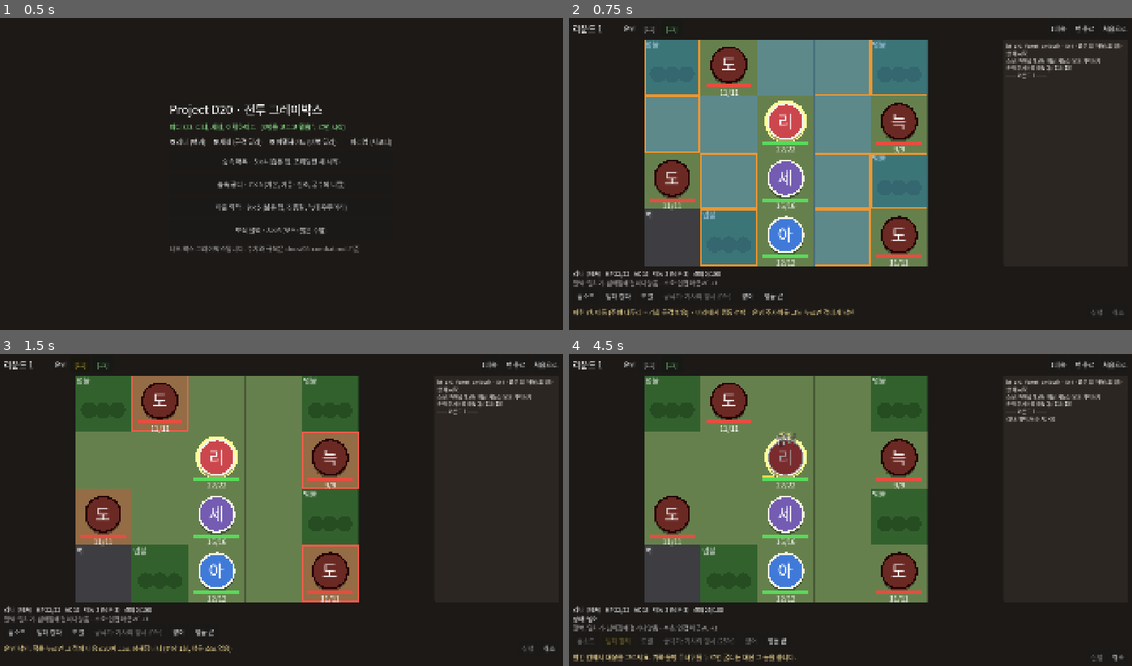
Above: before the commit, frames 1-4 (two rows, left to right).
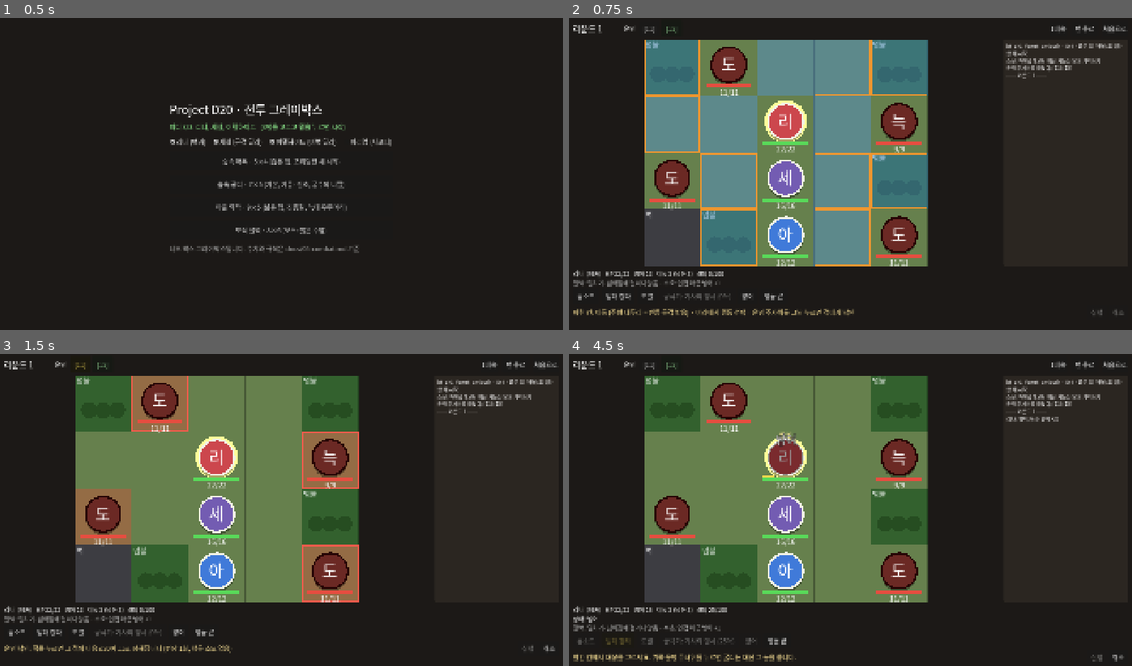
Above: after the commit, the same moments.

Repository: qruse/game
Game: Godot game, scene res://main.tscn
The game is run twice, just before and just after one commit, with the same random seed, the same clock (stepped at 60 frames per second) and the same inputs.
Inputs:
- Up to frame 1 (0.5 s): no input
- Up to frame 2 (0.75 s): click "숲속 매복 · 5×4 (좁은 맵, 포위당한 채 시작)" at 0.5 s
- Up to frame 3 (1.5 s): click "[11]" at 1.25 s
- Up to frame 4 (4.5 s): click "[15]" at 2 s; click "롱소드" at 2.75 s; click "방패 강타" at 3.5 s; click "방어" at 4.25 s

Frame 1 is identical in both runs. In frame 2, 0.2% of the frame differs, in the area x 11-28%, y 81-96%; in frame 3, 0.2%; in frame 4, 0.3%, in the area x 11-87%, y 20-89%.

Commit message:
Docs: originality principles (07) - borrow genre, not BG3/D&D names or signature presentation
UI terms renamed: AC -> 방어, DC -> 난이도, 기회 공격 -> 빈틈 공격, 자연 1 -> 대실패.
Companion reactions shown as SD emote icons instead of approval text popups.

Co-Authored-By: Claude Opus 5.5 <noreply@anthropic.com>

Diff:
--- a/godot/scripts/battle.gd
+++ b/godot/scripts/battle.gd
@@ -453,7 +453,7 @@
 		if has_st(e, "stun") or has_st(e, "sleep"):
 			continue
 		if dist(e.pos, from) == 1 and dist(e.pos, to) > 1:
-			_log("%s의 기회 공격" % e.name)
+			_log("%s의 빈틈 공격" % e.name)
 			mover.undo_ok = false
 			_basic_hit(e, mover)
 			if not mover.alive():
@@ -643,9 +643,9 @@
 	var hit := crit or (v != 1 and v + bonus >= ac)
 	att.st.erase("stealth")
 	var res := "대성공!" if crit else ("명중" if hit else "빗나감")
-	_log("%s → %s: d20[%s] %s = %d vs AC %d · %s" % [att.name, tgt.name, r["txt"], _sg(bonus), v + bonus, ac, res])
+	_log("%s → %s: d20[%s] %s = %d vs 방어 %d · %s" % [att.name, tgt.name, r["txt"], _sg(bonus), v + bonus, ac, res])
 	if att.side == "ally" and v == 1 and not r["fate"]:
-		fate_gain("자연 1")
+		fate_gain("대실패")
 	if crit:
 		att.resolve = mini(100, att.resolve + 25)
 		_float(tgt.pos, "대성공!", GOLD)
@@ -663,9 +663,9 @@
 		mod += d(4)
 	var v: int = r["v"]
 	var ok := v + mod >= dc
-	_log("  %s %s 저항: d20[%s] %s = %d vs DC %d · %s" % [u.name, Defs.ABIL[ability], r["txt"], _sg(mod), v + mod, dc, "성공" if ok else "실패"])
+	_log("  %s %s 저항: d20[%s] %s = %d vs 난이도 %d · %s" % [u.name, Defs.ABIL[ability], r["txt"], _sg(mod), v + mod, dc, "성공" if ok else "실패"])
 	if u.side == "ally" and v == 1 and not r["fate"]:
-		fate_gain("자연 1")
+		fate_gain("대실패")
 	return ok
 
 
@@ -1176,7 +1176,7 @@
 		return
 	u.st["guard"] = 1
 	_float(u.pos, "방어", GRAY)
-	_log("%s: 방어 자세 (AC +2)" % u.name)
+	_log("%s: 방어 자세 (방어 +2)" % u.name)
 	_after_action(u, "")
 
 
@@ -1340,7 +1340,7 @@
 			for e in side_units(opp(u.side)):
 				if dist(e.pos, u.pos) <= 2:
 					n += 1
-			parts.append("반경 2칸 적 %d명 · 도발 1턴 (DC %d 매력)" % [n, dc])
+			parts.append("반경 2칸 적 %d명 · 도발 1턴 (매력 난이도 %d)" % [n, dc])
 		"cecile_smoke":
 			parts.append("3×3 연기 2라운드 · 안의 아군 은신")
 		"cecile_ult":
@@ -1351,11 +1351,11 @@
 				var e := unit_at(c)
 				if e != null and e.side != u.side and e.alive():
 					n2 += 1
-			parts.append("범위 안 적 %d명 · 4~24 (민첩 저항 시 절반, DC %d)" % [n2, dc])
+			parts.append("범위 안 적 %d명 · 4~24 (민첩 저항 시 절반, 난이도 %d)" % [n2, dc])
 		"miriam_heal":
 			parts.append("회복 5~19" + (" · 일으킴" if t != null and t.downed else ""))
 		"miriam_bless":
-			parts.append("축복 + AC +2, 2턴")
+			parts.append("축복 + 방어 +2, 2턴")
 		"miriam_ult":
 			parts.append("아군 전원 3~24 회복 + 상태이상 해제")
 		"lina_ult":
--- a/godot/scripts/defs.gd
+++ b/godot/scripts/defs.gd
@@ -10,8 +10,8 @@
 
 const TRAITS := {
 	"iron_wall": "철벽: 밀치기·넘어짐에 걸리지 않음",
-	"guardian": "수호: 인접 아군 AC +1",
-	"slip": "빠져나가기: 기회 공격을 받지 않음",
+	"guardian": "수호: 인접 아군 방어 +1",
+	"slip": "빠져나가기: 빈틈 공격을 받지 않음",
 	"bush_stealth": "덤불에 들어가면 은신",
 	"guide": "인도: 이동 대신 인접 아군과 자리 바꾸기",
 }
@@ -87,6 +87,6 @@
 	"adel_ult": {"name": "금서 해방", "target": "tile", "range": 4, "dmg": "4d6", "desc": "3×3 적에게 4d6 (저항: 민첩, 성공 시 절반)"},
 	"miriam_basic": {"name": "지팡이", "cd": 0, "target": "enemy", "range": 1, "dmg": "1d6+1", "attack": true, "obj": true, "desc": "근접 1d6+1"},
 	"miriam_heal": {"name": "치유의 손", "cd": 2, "target": "ally_down", "range": 2, "dmg": "2d8+3", "desc": "2칸 안 아군 2d8+3 회복, 쓰러진 아군도 일으킴"},
-	"miriam_bless": {"name": "순례자의 축복", "cd": 2, "target": "ally", "range": 2, "desc": "아군 1명 축복(굴림 +1d4) + AC +2, 2턴"},
+	"miriam_bless": {"name": "순례자의 축복", "cd": 2, "target": "ally", "range": 2, "desc": "아군 1명 축복(굴림 +1d4) + 방어 +2, 2턴"},
 	"miriam_ult": {"name": "빛의 기둥", "target": "self", "range": 0, "dmg": "3d8", "desc": "아군 전원 3d8 회복 + 상태이상 해제, 쓰러진 아군도 일으킴"},
 }
--- a/godot/scripts/main.gd
+++ b/godot/scripts/main.gd
@@ -633,7 +633,7 @@
 	var t := "[b]%s[/b]" % u.name
 	if u.role != "":
 		t += " (%s)" % u.role
-	t += "   HP %d/%d   AC %d   이동 %d" % [u.hp, u.max_hp, battle.eff_ac(u), u.move]
+	t += "   HP %d/%d   방어 %d   이동 %d" % [u.hp, u.max_hp, battle.eff_ac(u), u.move]
 	if u.side == "ally":
 		t += " (남은 %d)   결의 %d/100" % [u.move_left, u.resolve]
 	else:
@@ -670,7 +670,7 @@
 			var fv: int = battle.fate[fate_pick] if fate_pick >= 0 else 0
 			h = battle.preview_text(sel, cur, pending, fv) + "   → 한 번 더 누르거나 [실행]"
 	elif sel != null and sel.side == "ally" and not sel.downed:
-		h = "파란 칸: 이동 (주황 테두리 = 기회 공격 받음) · 아래에서 행동 선택 · 운명 주사위를 그냥 누르면 적에게 낙인"
+		h = "파란 칸: 이동 (주황 테두리 = 빈틈 공격 받음) · 아래에서 행동 선택 · 운명 주사위를 그냥 누르면 적에게 낙인"
 	else:
 		h = "아군을 누르세요"
 	if _msg != "":
Not shown, changed: README.md
Not shown, changed: docs/02-game-concept.md
Not shown, changed: docs/05-combat.md
Not shown, changed: docs/06-factions.md
Not shown, added: docs/07-originality.md
